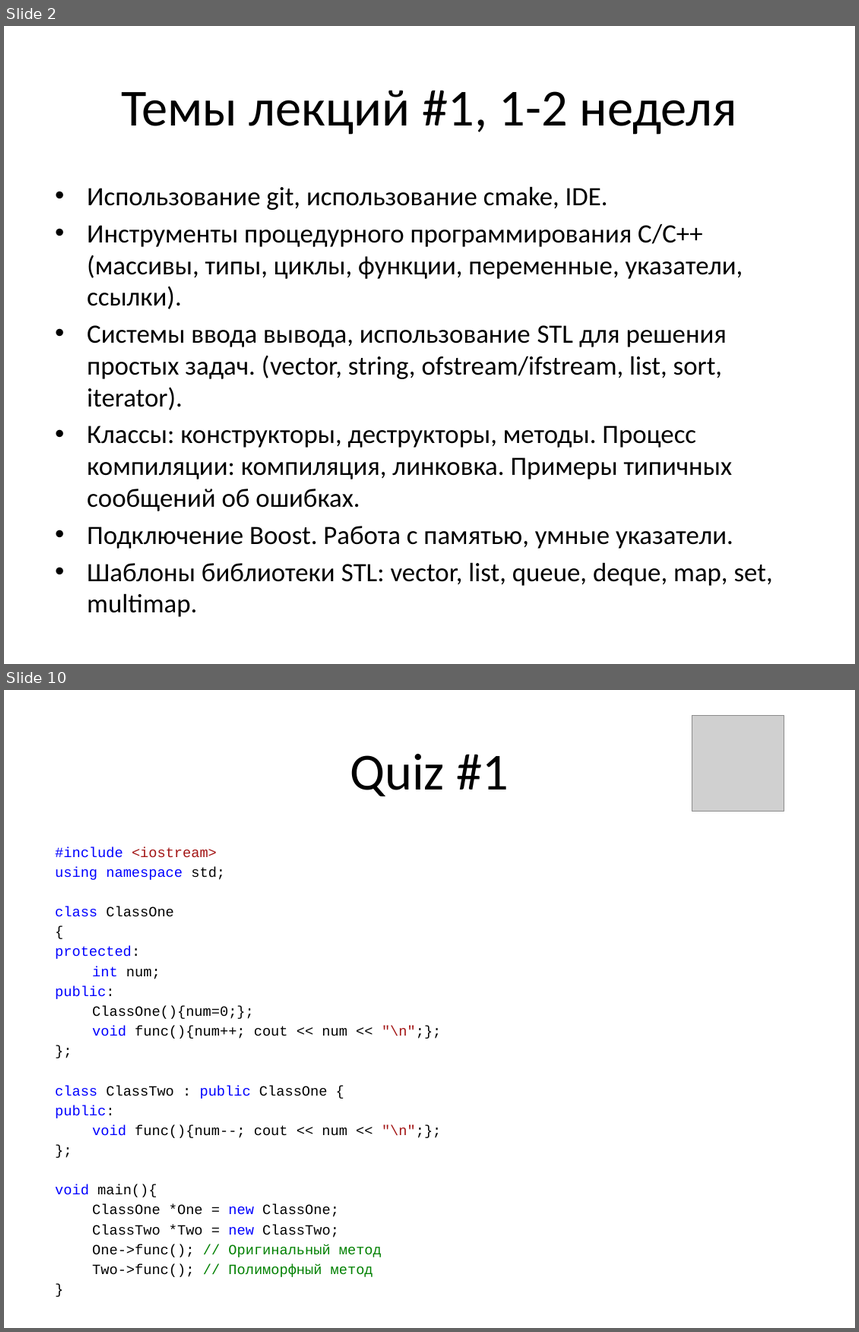
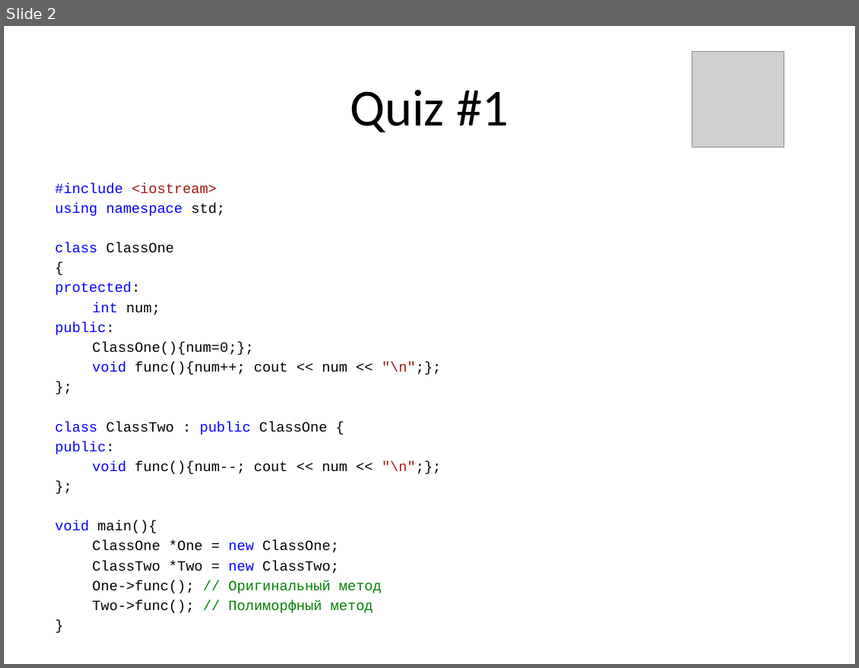
Before and after one commit to marozau/cpp_craft_0314, a slide deck: lections/1/cpp_craft_lec_1.pptx. Shown one above the other, each under a label of ours: slides 2 and 10 before the commit, slide 2 after it; the slides between them are not shown. The pictures are 859x1332 and 859x668 pixels, drawn with LibreOffice and Linux fonts; fonts in the diff are those of the drawing; grey boxes stand for pictures. Boxes give left, top, right and bottom in pixels: in the first picture for what was removed or moved away, otherwise in the second. Text is boxed around its words. In the diff, an @@ line names an element or a change of style, - is before the commit and + after.

```diff
--- a/lections/1/cpp_craft_lec_1.pptx
+++ b/lections/1/cpp_craft_lec_1.pptx
@@ slide 2 removed at bbox=[4, 26, 855, 664], background #FFFFFF @@
@@ title removed at bbox=[122, 90, 738, 135] @@
-Темы лекций #1, 1-2 неделя
@@ text removed at bbox=[87, 186, 773, 586] @@
-• Использование git, использование cmake, IDE.
-• Инструменты процедурного программирования С/С++ (массивы, типы, циклы, функции, переменные, указатели, ссылки).
-• Системы ввода вывода, использование STL для решения простых задач. (vector, string, ofstream/ifstream, list, sort, iterator).
-• Классы: конструкторы, деструкторы, методы. Процесс компиляции: компиляция, линковка. Примеры типичных сообщений об ошибках.
-• Подключение Boost. Работа с памятью, умные указатели.
-• Шаблоны библиотеки STL: vector, list, queue, deque, map, set, multimap.
@@ what was slide 10 is now slide 2 @@
```
Also in this commit, not shown: 1 slide added, 8 other slides removed, 1 other file.
